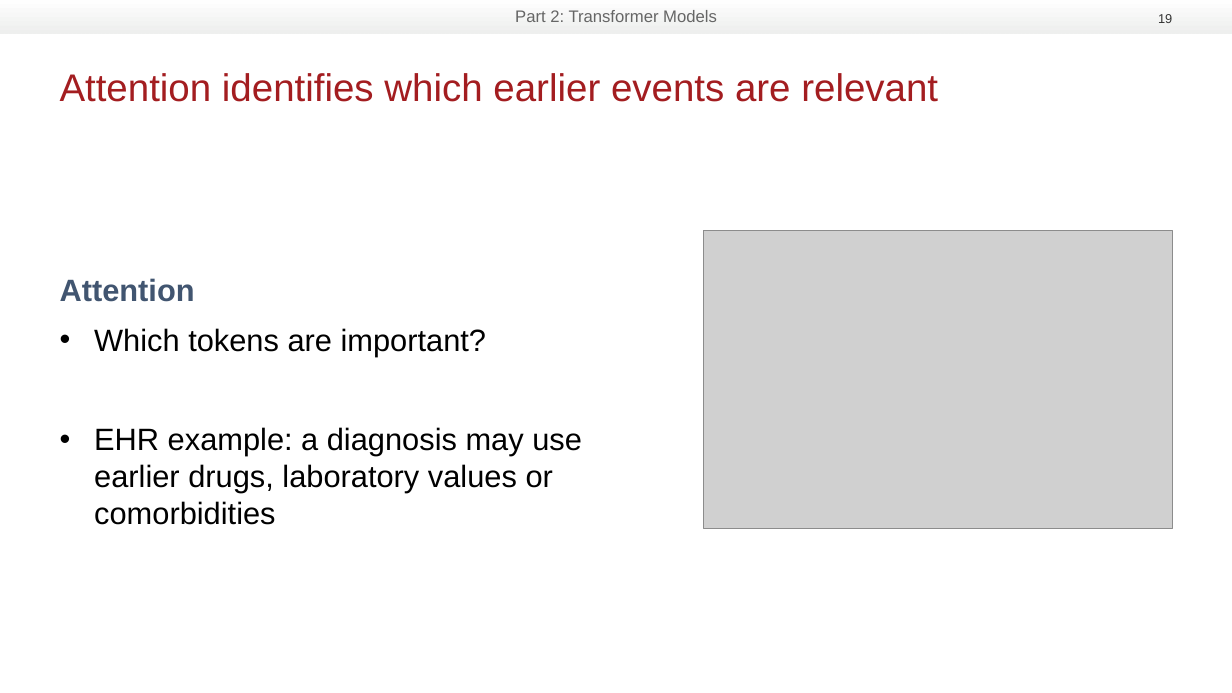
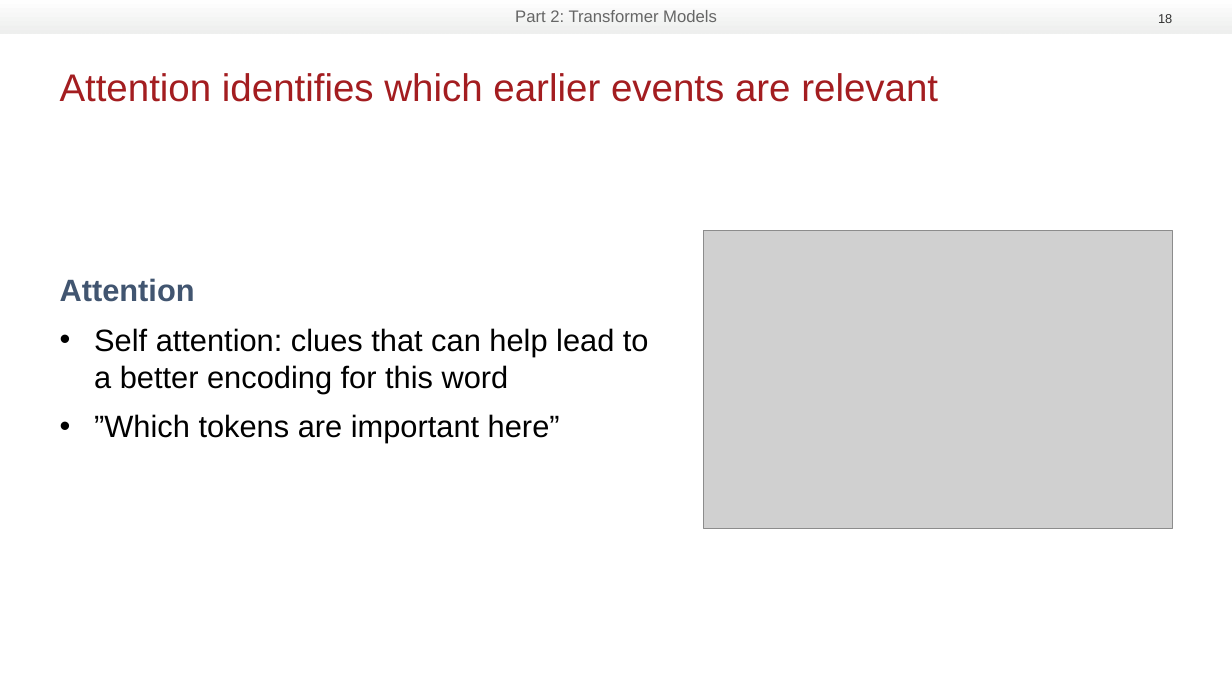
Before and after one commit to RasmussenLab/integrative_post_gwas_methods_course, a slide deck: slide 18 of slides/EHR transformer presentation 20260825.pptx (slide 19 before the commit). Drawn at 1232x693 pixels with LibreOffice and Linux fonts; fonts in the diff are those of the drawing; grey boxes stand for pictures; background and template pictures are left out. Boxes give left, top, right and bottom in pixels: in the first picture for what was removed or moved away, otherwise in the second. Text is boxed around its words. In the diff, an @@ line names an element or a change of style, - is before the commit and + after.

```diff
--- a/slides/EHR transformer presentation 20260825.pptx
+++ b/slides/EHR transformer presentation 20260825.pptx
@@ text at (94,328,649,443): text changed @@
-• Which tokens are important?
-• EHR example: a diagnosis may use earlier drugs, laboratory values or comorbidities
+• Self attention: clues that can help lead to a better encoding for this word
+• ”Which tokens are important here”
```
Also in this commit, not shown: 18 other slides changed, 1 slide added, 1 slide removed.
